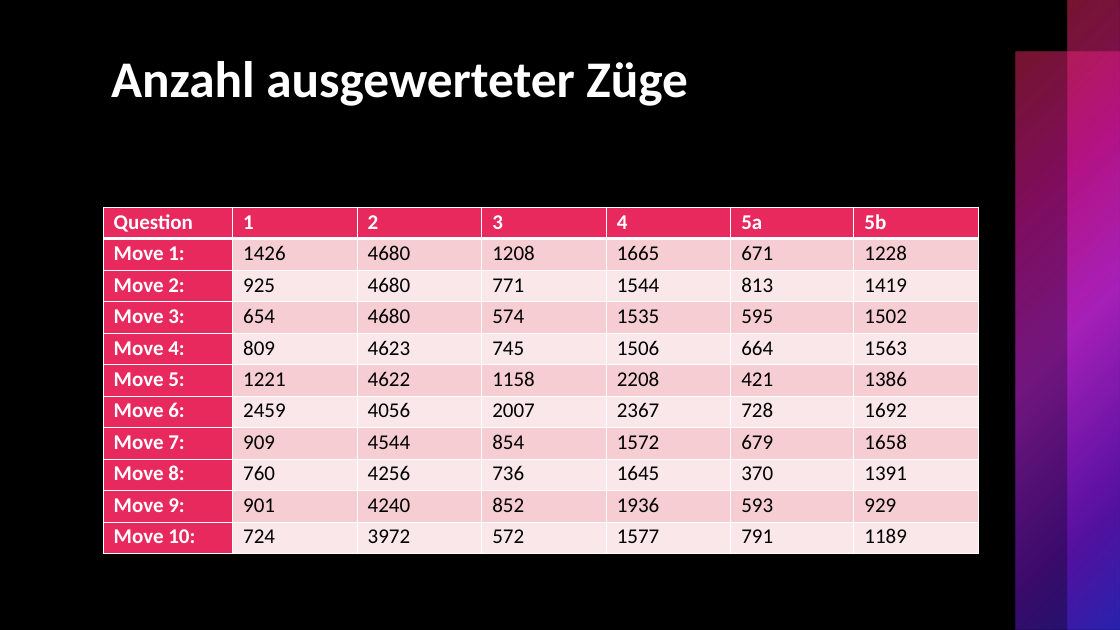
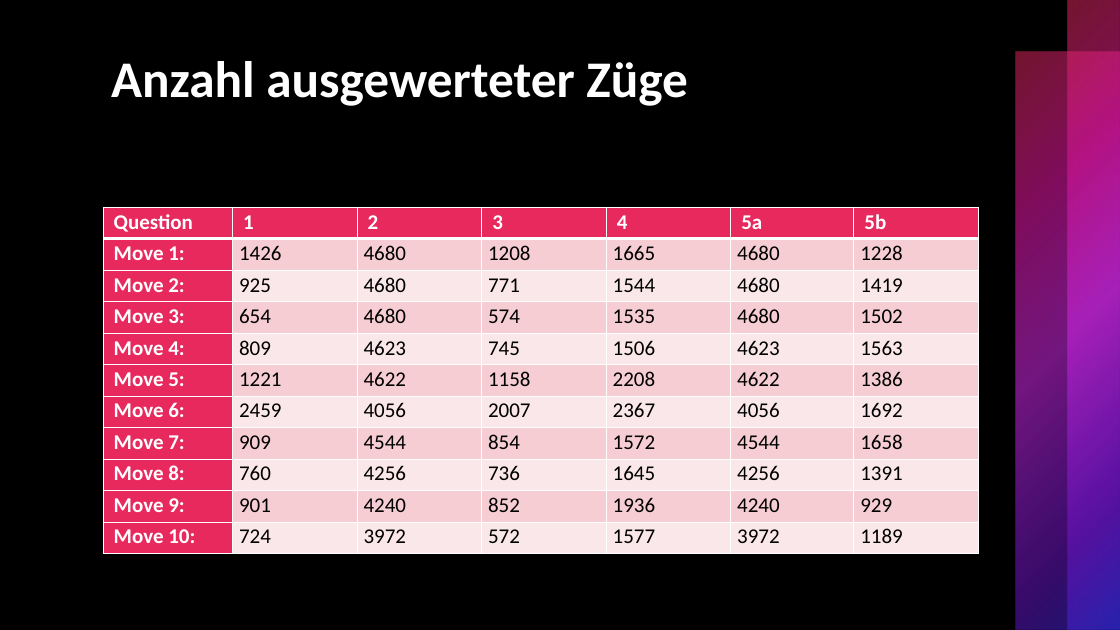
Before and after one commit to f-Hirschmann/ConnectFour-AI, a slide deck: slide 4 of doc/Präsentation.pptx. Drawn at 1120x630 pixels with LibreOffice and Linux fonts; fonts in the diff are those of the drawing. Boxes give left, top, right and bottom in pixels: in the first picture for what was removed or moved away, otherwise in the second. Text is boxed around its words. In the diff, an @@ line names an element or a change of style, - is before the commit and + after.

Commit message:
Folie 9 und 10 upgedated, sowie Folie 4 die Tabelle mit Doku upgedatet

```diff
--- a/doc/Präsentation.pptx
+++ b/doc/Präsentation.pptx
@@ table at [103,208,978,555] @@
-row 2, column 6: 671
+row 2, column 6: 4680
-row 3, column 6: 813
+row 3, column 6: 4680
-row 4, column 6: 595
+row 4, column 6: 4680
-row 5, column 6: 664
+row 5, column 6: 4623
-row 6, column 6: 421
+row 6, column 6: 4622
-row 7, column 6: 728
+row 7, column 6: 4056
-row 8, column 6: 679
+row 8, column 6: 4544
-row 9, column 6: 370
+row 9, column 6: 4256
-row 10, column 6: 593
+row 10, column 6: 4240
-row 11, column 6: 791
+row 11, column 6: 3972
```
Also in this commit, not shown: 3 other slides changed.
